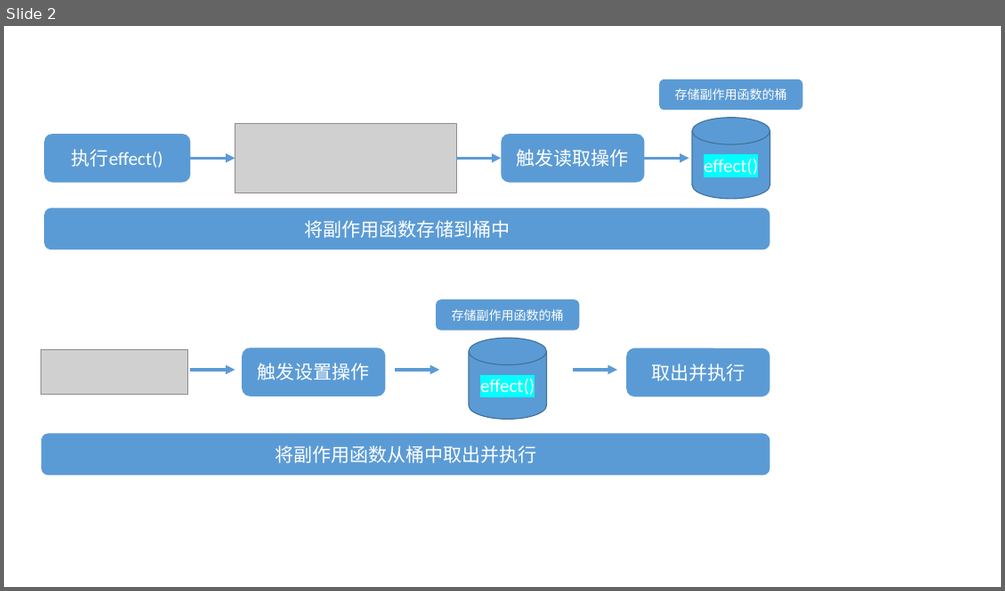
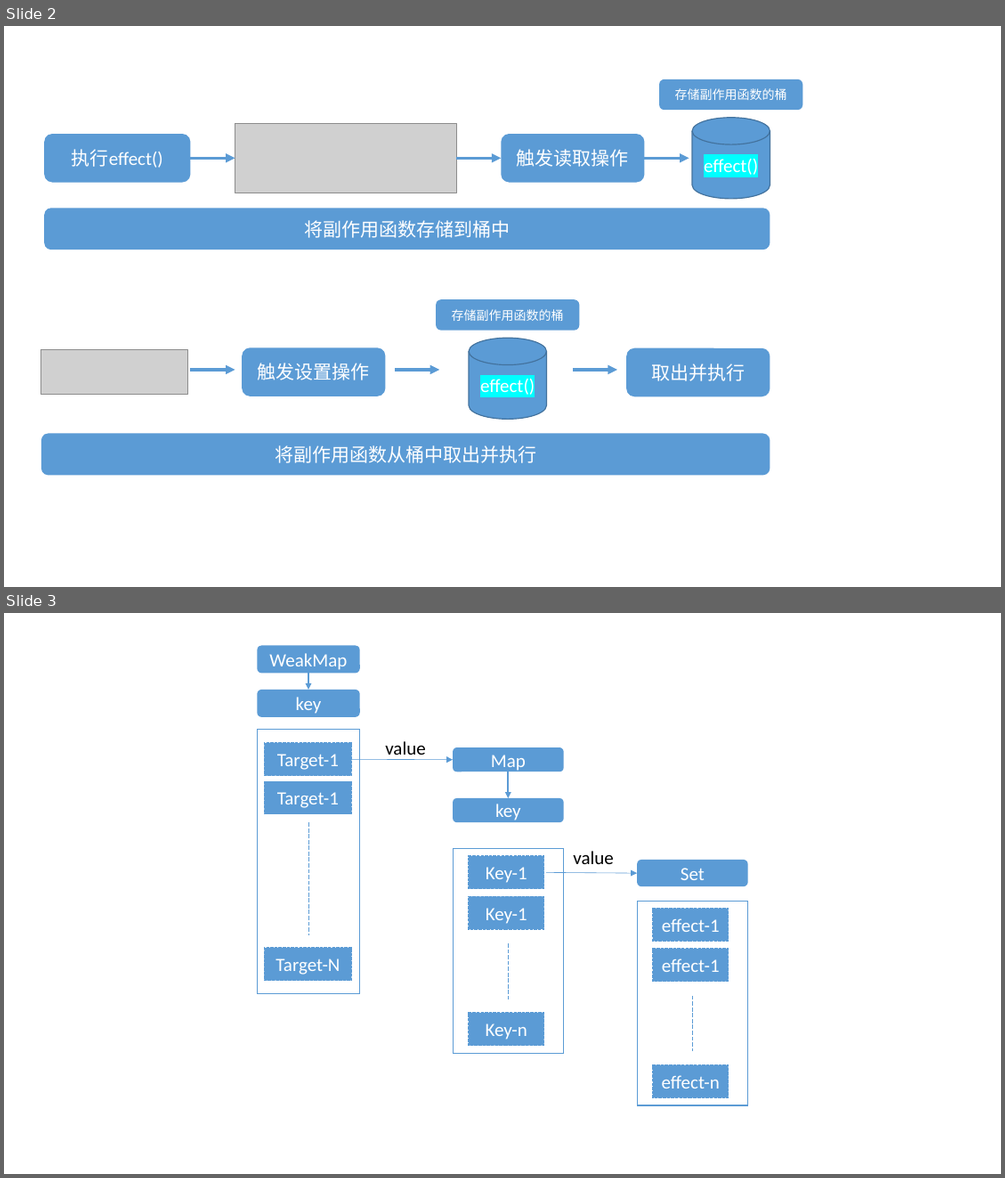
Before and after one commit to zuogl/zNote, a slide deck: img.pptx. Shown one above the other, each under a label of ours: slide 2 before the commit, slides 2 and 3 after it. The pictures are 1005x591 and 1005x1178 pixels, drawn with LibreOffice and Linux fonts; fonts in the diff are those of the drawing; grey boxes stand for pictures. Boxes give left, top, right and bottom in pixels: in the first picture for what was removed or moved away, otherwise in the second. Text is boxed around its words. In the diff, an @@ line names an element or a change of style, - is before the commit and + after.

```diff
--- a/img.pptx
+++ b/img.pptx
@@ slide 3 added at bbox=[4, 613, 1001, 1174], background #FFFFFF @@
@@ group added at bbox=[257, 645, 748, 1106]: 12 rectangles, 5 rounded rectangles, 4 arrows, 3 lines, 2 texts @@
+WeakMap
+key
+Map
+key
+Set
+Target-1
+Target-1
+Target-N
+value
+Key-1
+Key-1
+Key-n
+value
+effect-1
+effect-1
+effect-n
```
Also in this commit, not shown: 2 other slides added, 1 slide removed, 7 other files.
